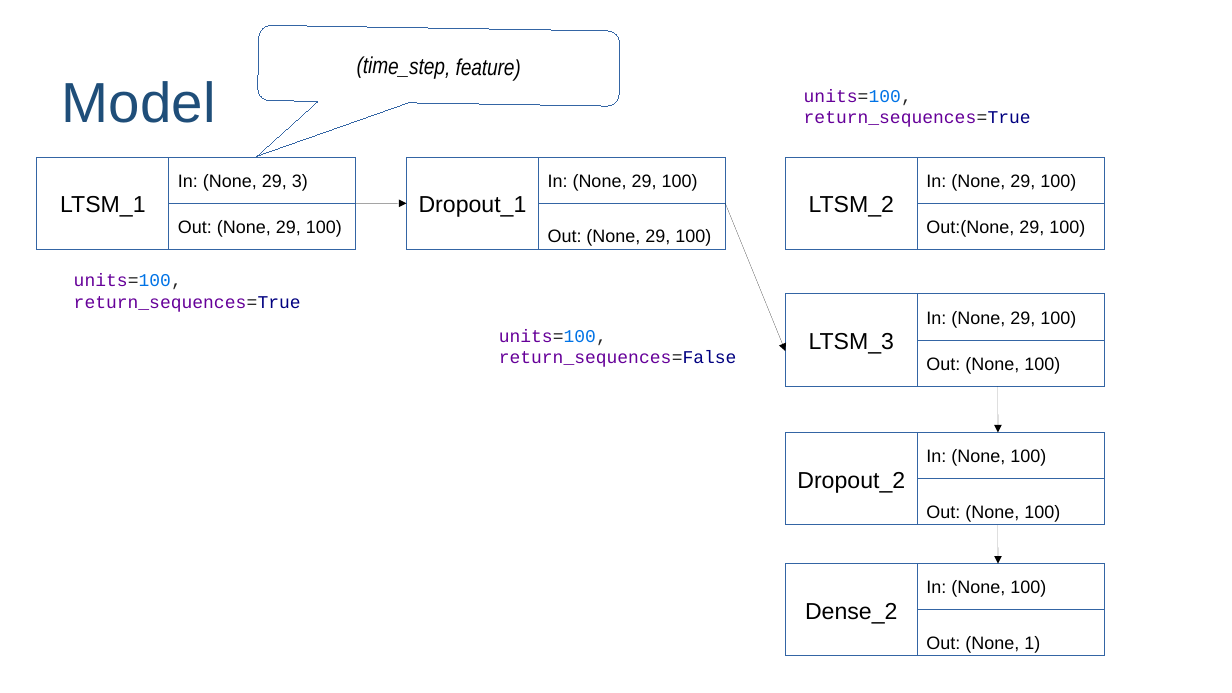
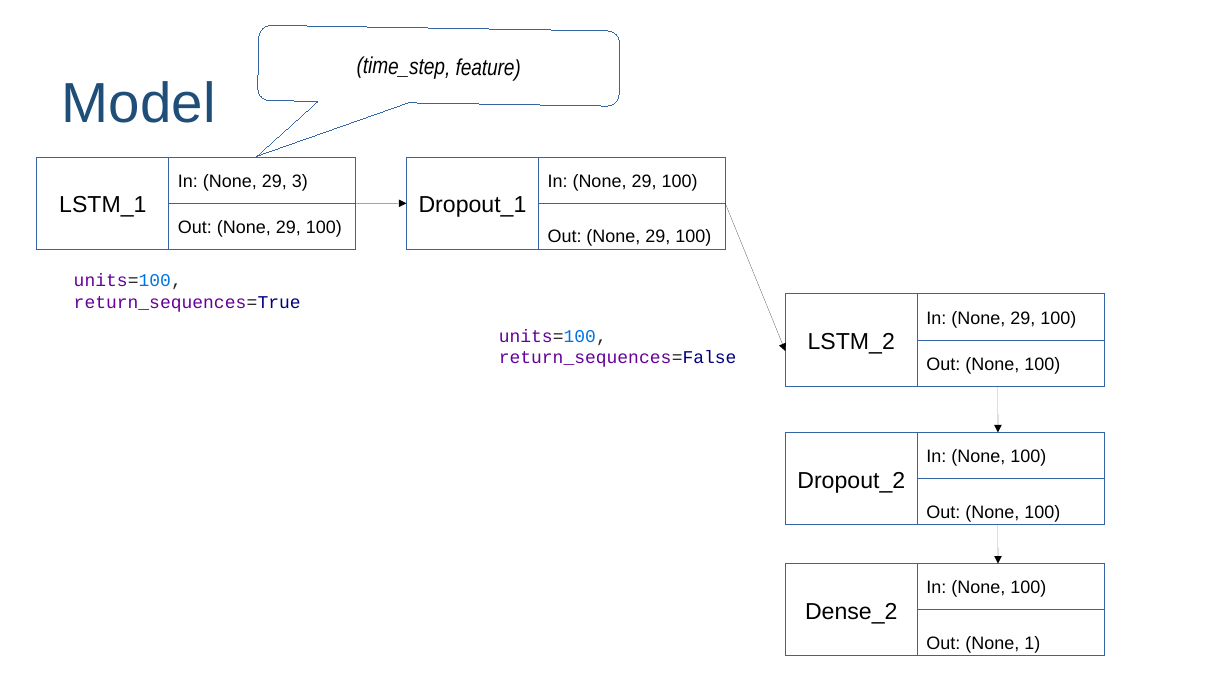
Before and after one commit to izzeroone/gold-prediction, a slide deck: slide 13 of slide.odp (slide 18 before the commit). Drawn at 1232x693 pixels with LibreOffice and Linux fonts; fonts in the diff are those of the drawing. Boxes give left, top, right and bottom in pixels: in the first picture for what was removed or moved away, otherwise in the second. Text is boxed around its words. In the diff, an @@ line names an element or a change of style, - is before the commit and + after.

```diff
--- a/slide.odp
+++ b/slide.odp
@@ text removed at (804, 89, 1031, 127) @@
-units=100, return_sequences=True
@@ text in rectangle at (59, 196, 146, 217): text changed @@
-LTSM_1
+LSTM_1
@@ group removed at (786, 157, 1104, 250): 4 rectangles, 1 text @@
-LTSM_2
-In: (None, 29, 100)
-Out:(None, 29, 100)
@@ text in rectangle at (808, 333, 895, 354): text changed @@
-LTSM_3
+LSTM_2
```
Also in this commit, not shown: 6 other slides changed, 3 slides removed.
